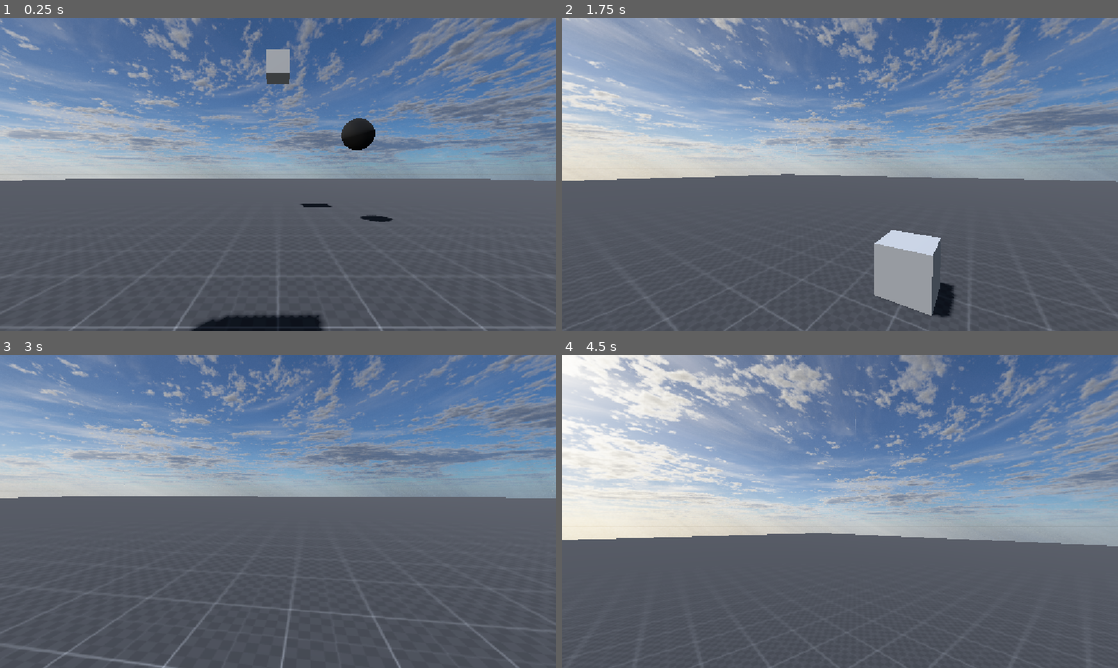
Above: before the commit, frames 1-4 (two rows, left to right).
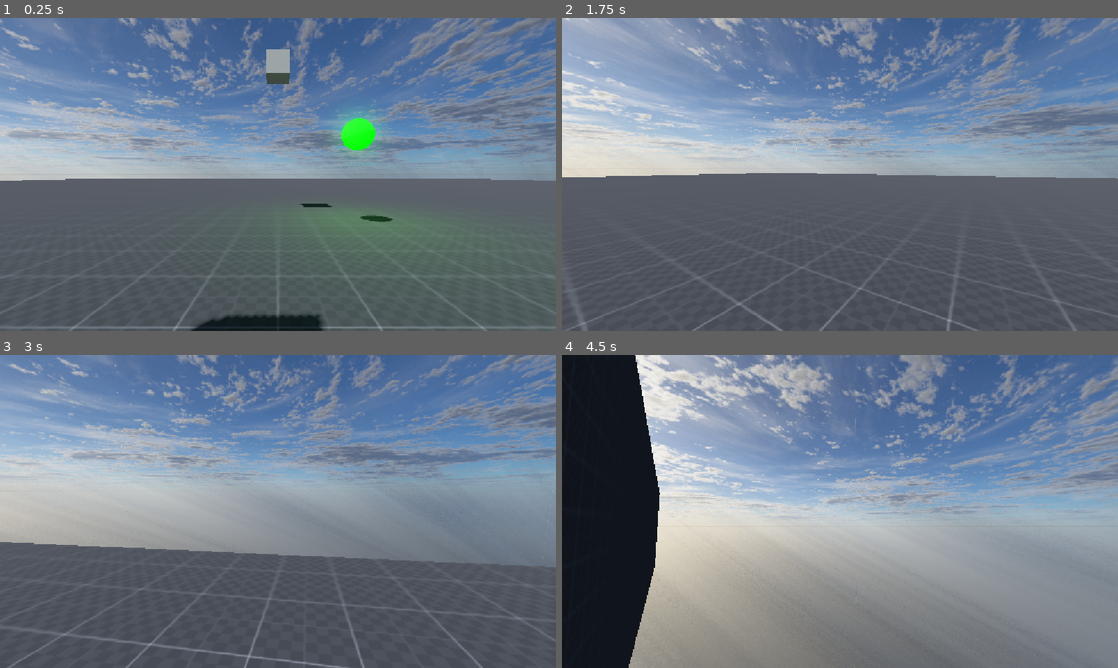
Above: after the commit, the same moments.

Repository: E1fl4/godot-test-1
Game: Godot game, scene res://scenes/Main.tscn
Same seed, same stepped clock (60 frames per second), same inputs: the game is played once before the commit and once after it.
Inputs (mouse positions are in pixels of both pictures, inside the frame that each line leads up to):
- Up to frame 1 (0.25 s): no input
- Up to frame 2 (1.75 s): tap Enter (ui_accept) at 0.5, 0.77, 1.52 s; move the mouse to (867, 174) at 0.52 s; hold Shift (shift) 0.53-1.28 s; hold Up (ui_up) from 0.53 s (still down); tap E (e, bound only after the commit) at 0.8, 1.35 s; move the mouse to (812, 174) at 1.27 s; tap Q (fyoom, bound only after the commit) at 1.55 s
- Up to frame 3 (3 s): keep holding Up (ui_up); move the mouse to (289, 505) at 2.02 s; tap Q (fyoom, bound only after the commit) at 2.1 s; tap R at 2.3, 2.85 s; move the mouse to (272, 517) at 2.77 s
- Up to frame 4 (4.5 s): keep holding Up (ui_up); tap Enter (ui_accept) at 3.02, 3.77 s; tap Shift (shift) at 3.05 s; move the mouse to (878, 514) at 3.52 s; hold Shift (shift) 3.53-4.28 s; tap E (e, bound only after the commit) at 3.8 s; move the mouse to (795, 508) at 4.27 s; tap Tab (tab) at 4.35 s

The runs differ from the first frame. In frame 1, 3.2% of the frame differs, in the area x 52-80%, y 30-74%; in frame 2, 4.2%; in frame 3, 20%; in frame 4, 50%, in the area x 0-100%, y 0-100%.

Commit message:
World boundary + box spawning + fyoom

Diff:
--- a/3D/project.godot
+++ b/3D/project.godot
@@ -64,6 +64,21 @@
 "events": [Object(InputEventKey,"resource_local_to_scene":false,"resource_name":"","device":-1,"window_id":0,"alt_press …(195 unchanged characters)…
 ]
 }
+fyoom={
+"deadzone": 0.2,
+"events": [Object(InputEventKey,"resource_local_to_scene":false,"resource_name":"","device":-1,"window_id":0,"alt_pressed":false,"shift_pressed":false,"ctrl_pressed":false,"meta_pressed":false,"pressed":false,"keycode":0,"physical_keycode":81,"key_label":0,"unicode":113,"location":0,"echo":false,"script":null)
+]
+}
+e={
+"deadzone": 0.2,
+"events": [Object(InputEventKey,"resource_local_to_scene":false,"resource_name":"","device":-1,"window_id":0,"alt_pressed":false,"shift_pressed":false,"ctrl_pressed":false,"meta_pressed":false,"pressed":false,"keycode":0,"physical_keycode":69,"key_label":0,"unicode":101,"location":0,"echo":false,"script":null)
+]
+}
+r={
+"deadzone": 0.2,
+"events": [Object(InputEventKey,"resource_local_to_scene":false,"resource_name":"","device":-1,"window_id":0,"alt_pressed":false,"shift_pressed":false,"ctrl_pressed":false,"meta_pressed":false,"pressed":false,"keycode":0,"physical_keycode":82,"key_label":0,"unicode":114,"location":0,"echo":false,"script":null)
+]
+}
 
 [physics]
 
--- a/3D/scenes/Ball.tscn
+++ b/3D/scenes/Ball.tscn
@@ -6,10 +6,11 @@
 [sub_resource type="SphereShape3D" id="SphereShape3D_npsrk"]
 
 [sub_resource type="StandardMaterial3D" id="StandardMaterial3D_evem5"]
-albedo_color = Color(0, 0, 0, 1)
+albedo_color = Color(0, 1, 0.03137255, 1)
 emission_enabled = true
 emission_energy_multiplier = 1000000000000.0
 backlight_enabled = true
+backlight = Color(0.18431373, 1, 0, 1)
 proximity_fade_distance = 0.01
 
 [sub_resource type="SphereMesh" id="SphereMesh_npsrk"]
@@ -31,7 +32,7 @@
 mesh = SubResource("SphereMesh_npsrk")
 
 [node name="AreaLight3D" type="OmniLight3D" parent="." unique_id=1867583546]
-light_color = Color(0, 0, 0, 1)
+light_color = Color(0.0675, 0.27, 0, 1)
 light_energy = 16.0
 light_indirect_energy = 16.0
 light_volumetric_fog_energy = 16.0
--- a/3D/scenes/Main.tscn
+++ b/3D/scenes/Main.tscn
@@ -30,6 +30,9 @@
 sky = SubResource("Sky_npsrk")
 glow_enabled = true
 
+[sub_resource type="WorldBoundaryShape3D" id="WorldBoundaryShape3D_bjd11"]
+plane = Plane(0, 1, 0, -50)
+
 [node name="Main" type="Node" unique_id=1905994280]
 script = ExtResource("1_bjd11")
 box_scene = ExtResource("1_lhr70")
@@ -57,3 +60,11 @@
 
 [node name="Ball" parent="." unique_id=1894234957 instance=ExtResource("11_wp0k4")]
 transform = Transform3D(1, 0, 0, 0, 1, 0, 0, 0, 1, 2.5405788, 5.045136, -6.5023165)
+
+[node name="Area3D" type="Area3D" parent="." unique_id=1250362346]
+
+[node name="CollisionShape3D" type="CollisionShape3D" parent="Area3D" unique_id=1066345275]
+transform = Transform3D(1, 0, 0, 0, 1, 0, 0, 0, 1, 0, -30.010202, 0)
+shape = SubResource("WorldBoundaryShape3D_bjd11")
+
+[connection signal="body_entered" from="Area3D" to="Player" method="_on_area_3d_body_entered"]
--- a/3D/scripts/main.gd
+++ b/3D/scripts/main.gd
@@ -10,8 +10,11 @@
 	pass
 
 func _input(event: InputEvent) -> void:
-	if event is InputEventKey:
-		if event.keycode == KEY_E:
-			var ball = ball_scene.instantiate()
-			ball.translate(Vector3(0, 50, 0))
-			add_child(ball)
+	if event.is_action_pressed("e"):
+		var ball = ball_scene.instantiate()
+		ball.translate(Vector3(0, 60, 0))
+		add_child(ball)
+	elif event is InputEventKey && event.keycode == KEY_R:
+		var box = box_scene.instantiate()
+		box.translate(Vector3(0, 50, 0))
+		add_child(box)
--- a/3D/scripts/player.gd
+++ b/3D/scripts/player.gd
@@ -18,6 +18,8 @@
 	# As good practice, you should replace UI actions with custom gameplay actions.
 	var input_dir := Input.get_vector("ui_left", "ui_right", "ui_up", "ui_down")
 	var direction := (transform.basis * Vector3(input_dir.x, 0, input_dir.y)).normalized()
+	if Input.is_action_just_pressed("fyoom"):
+		velocity = transform.basis * Vector3(0, 0, -1) * 80
 	if Input.is_action_pressed("shift"):
 		velocity.y -= 10
 	elif Input.is_action_pressed("tab"):
@@ -38,3 +40,8 @@
 		rotate_y(-event.relative.x * 0.01)
 		$Camera3D.rotate_x(-event.relative.y * 0.01)
 		$Camera3D.rotation.x = clampf($Camera3D.rotation.x, -deg_to_rad(89), deg_to_rad(89))
+
+
+func _on_area_3d_body_entered(body: Node3D) -> void:
+	if body == self:
+		position.y = 150
